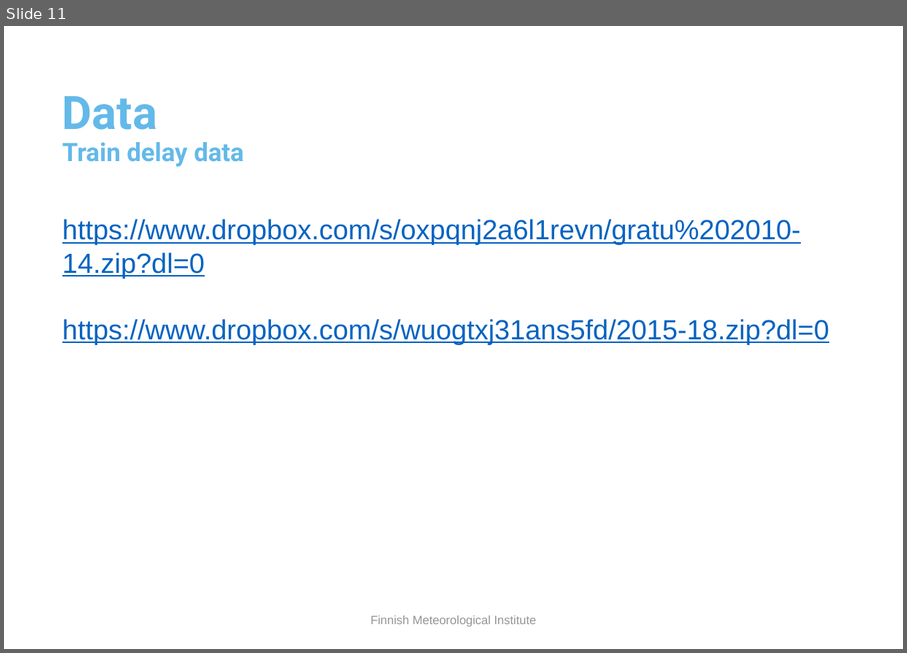
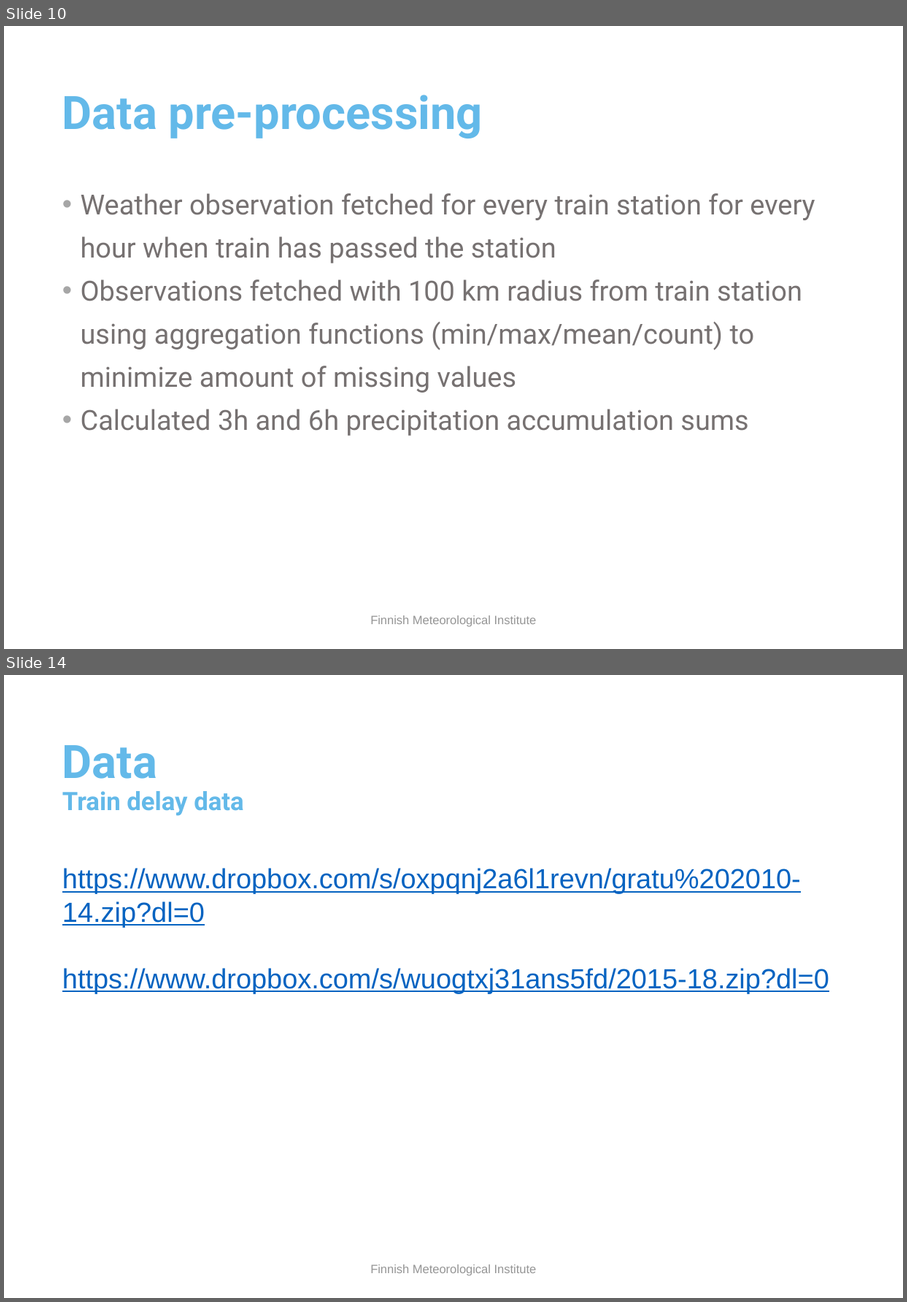
Before and after one commit to fmidev/trains, a slide deck: material/trains_technical.pptx. Shown one above the other, each under a label of ours: slide 11 before the commit, slides 10 and 14 after it; the slides between them are not shown. The pictures are 907x653 and 907x1302 pixels, drawn with LibreOffice and Linux fonts; fonts in the diff are those of the drawing; background and template pictures are left out. Boxes give left, top, right and bottom in pixels: in the first picture for what was removed or moved away, otherwise in the second. Text is boxed around its words. In the diff, an @@ line names an element or a change of style, - is before the commit and + after.

```diff
--- a/material/trains_technical.pptx
+++ b/material/trains_technical.pptx
@@ slide 10 added at [4, 26, 903, 649], background picture (left out) @@
@@ title added at [62, 95, 483, 138], 40 pt, text #63B9E9, bold @@
+Data pre-processing
@@ text added at [81, 193, 815, 436], 24 pt, text #767171 @@
+• Weather observation fetched for every train station for every hour when train has passed the station
+• Observations fetched with 100 km radius from train station using aggregation functions (min/max/mean/count) to minimize amount of missing values
+• Calculated 3h and 6h precipitation accumulation sums
@@ text added at [370, 615, 537, 627], 10.5 pt, text #959595 @@
+Finnish Meteorological Institute
@@ what was slide 11 is now slide 14 @@
```
Also in this commit, not shown: 9 slides changed, 3 other slides added, 1 slide removed, 16 other files.
